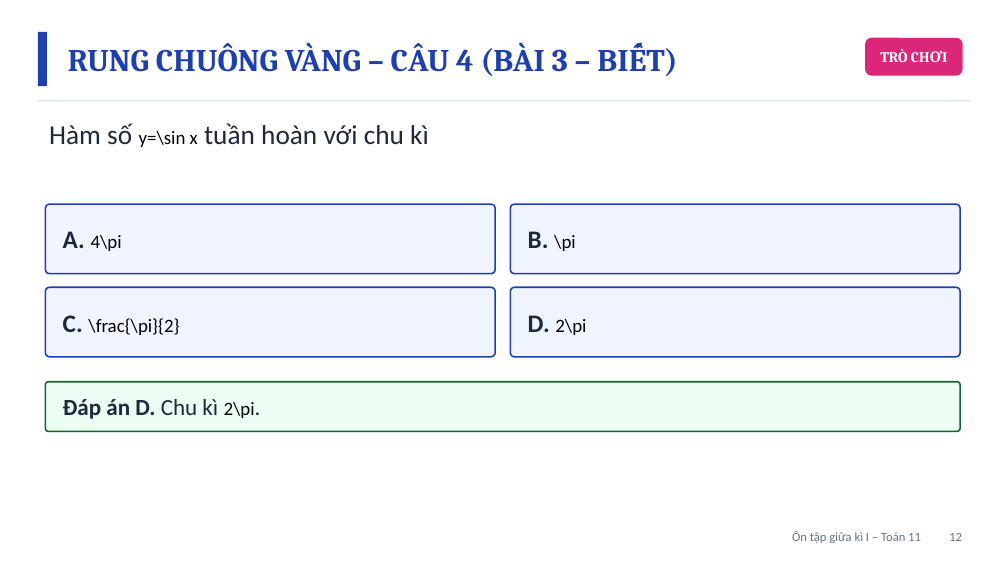
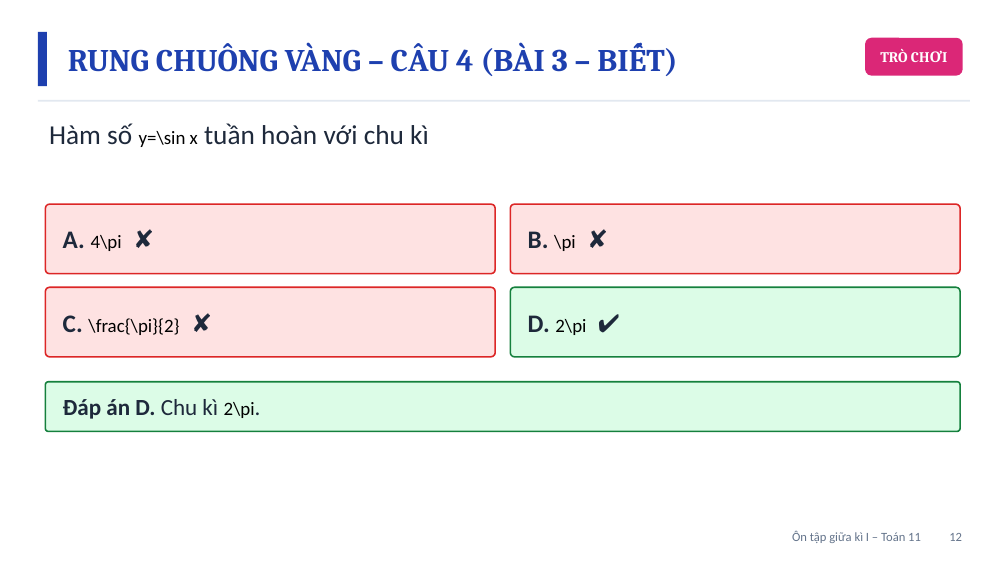
Before and after one commit to Trangtu66/Taode_thi_online, a slide deck: slide 12 of mon/toan/slide/lop11/BaiGiangDienTu_TOAN11_OnTapGiuaKi1_T22-23.pptx. Drawn at 1008x567 pixels with LibreOffice and Linux fonts; fonts in the diff are those of the drawing. Boxes give left, top, right and bottom in pixels: in the first picture for what was removed or moved away, otherwise in the second. Text is boxed around its words. In the diff, an @@ line names an element or a change of style, - is before the commit and + after.

```diff
--- a/mon/toan/slide/lop11/BaiGiangDienTu_TOAN11_OnTapGiuaKi1_T22-23.pptx
+++ b/mon/toan/slide/lop11/BaiGiangDienTu_TOAN11_OnTapGiuaKi1_T22-23.pptx
@@ rounded rectangle: place and size @@
-rounded rectangle at <box>510,287,960,357</box>
+rounded rectangle at <box>510,204,960,274</box>
@@ text at <box>63,231,122,251</box>: text changed @@
-A. 4\pi
+A. 4\pi ✘
@@ text at <box>528,231,576,251</box>: text changed; size 18 to 24 pt; text colour #000000 to #1E293B @@
-B. \pi
+B. \pi ✘
@@ fill #EFF4FF to #FEE2E2; outline #1E40AF 1.5 pt to #DC2626 1.5 pt in 3 elements at <box>510,204,960,274</box>, <box>45,204,495,274</box>, <box>45,287,495,357</box> @@
@@ rounded rectangle: place and size @@
-rounded rectangle at <box>510,204,960,274</box>
+rounded rectangle at <box>510,287,960,357</box>
@@ rounded rectangle at <box>510,287,960,357</box>: fill #EFF4FF to #DCFCE7; outline #1E40AF 1.5 pt to #15803D 1.5 pt @@
@@ text at <box>63,315,179,335</box>: text changed @@
-C. \frac{\pi}{2}
+C. \frac{\pi}{2} ✘
@@ text at <box>528,315,586,335</box>: text changed @@
-D. 2\pi
+D. 2\pi ✔
@@ rounded rectangle at <box>45,382,960,432</box>: fill #ECFDF3 to #DCFCE7; outline #166534 1.5 pt to #15803D 1.5 pt @@
```
Also in this commit, not shown: 22 other slides changed, 37 other files.
